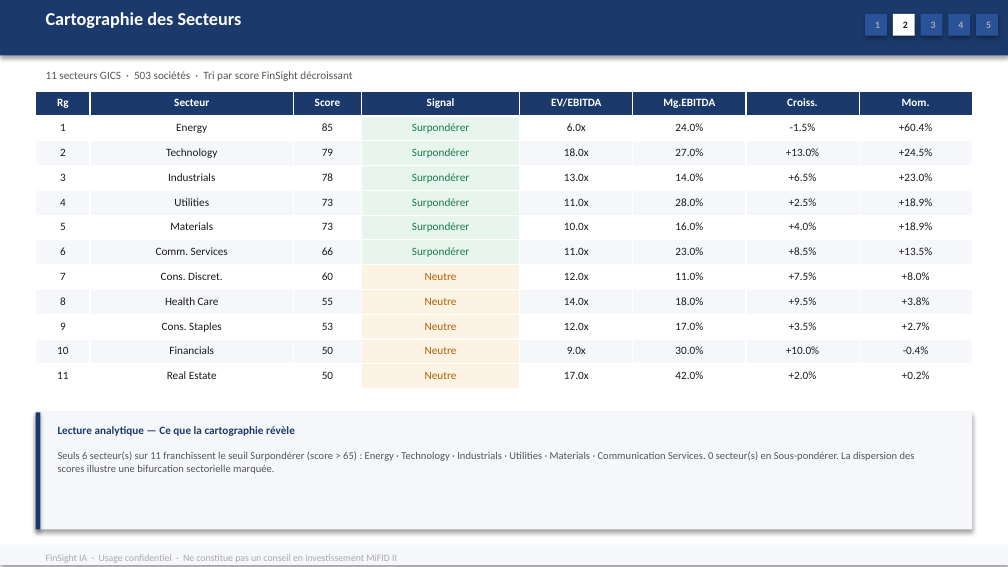
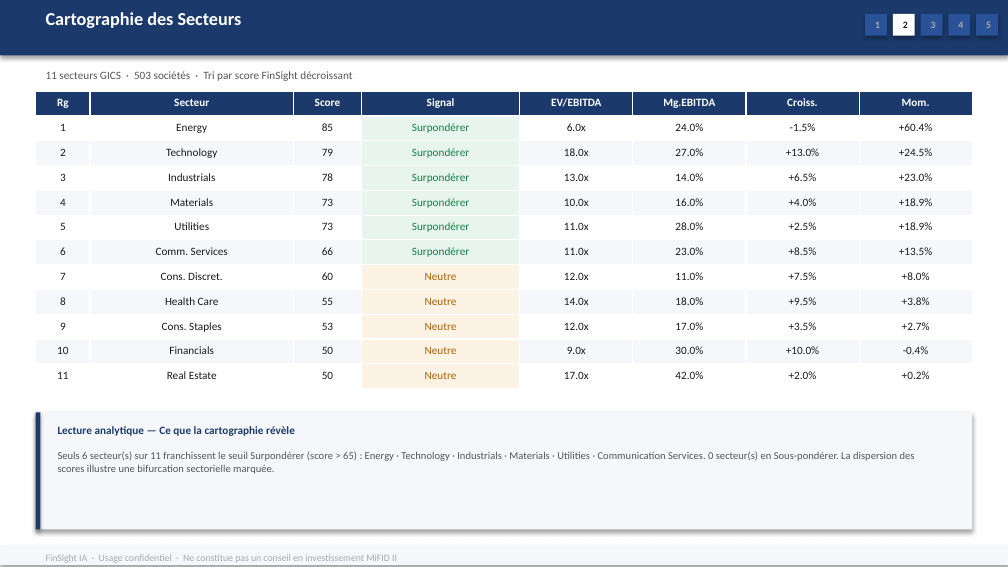
Before and after one commit to baptistejeh07-art/finsight-ia, a slide deck: slide 9 of preview/indice_SP_500/indice_SP_500.pptx. Drawn at 1008x567 pixels with LibreOffice and Linux fonts; fonts in the diff are those of the drawing. Boxes give left, top, right and bottom in pixels: in the first picture for what was removed or moved away, otherwise in the second. Text is boxed around its words. In the diff, an @@ line names an element or a change of style, - is before the commit and + after.

```diff
--- a/preview/indice_SP_500/indice_SP_500.pptx
+++ b/preview/indice_SP_500/indice_SP_500.pptx
@@ table at (35, 92, 971, 389) @@
-row 5: 4 | Utilities | 73 | Surpondérer | 11.0x | 28.0% | +2.5% | +18.9%
+row 5: 4 | Materials | 73 | Surpondérer | 10.0x | 16.0% | +4.0% | +18.9%
-row 6: 5 | Materials | 73 | Surpondérer | 10.0x | 16.0% | +4.0% | +18.9%
+row 6: 5 | Utilities | 73 | Surpondérer | 11.0x | 28.0% | +2.5% | +18.9%
@@ text at (58, 451, 915, 474): text changed @@
-Seuls 6 secteur(s) sur 11 franchissent le seuil Surpondérer (score > 65) : Energy · Technology · Industrials · Utilities · Materials · Communication Services. 0 secteur(s) en Sous-pondérer. La dispersion des scores illustre une bifurcation sectorielle marquée.
+Seuls 6 secteur(s) sur 11 franchissent le seuil Surpondérer (score > 65) : Energy · Technology · Industrials · Materials · Utilities · Communication Services. 0 secteur(s) en Sous-pondérer. La dispersion des scores illustre une bifurcation sectorielle marquée.
```
Also in this commit, not shown: 11 other slides changed, 1 other file.
